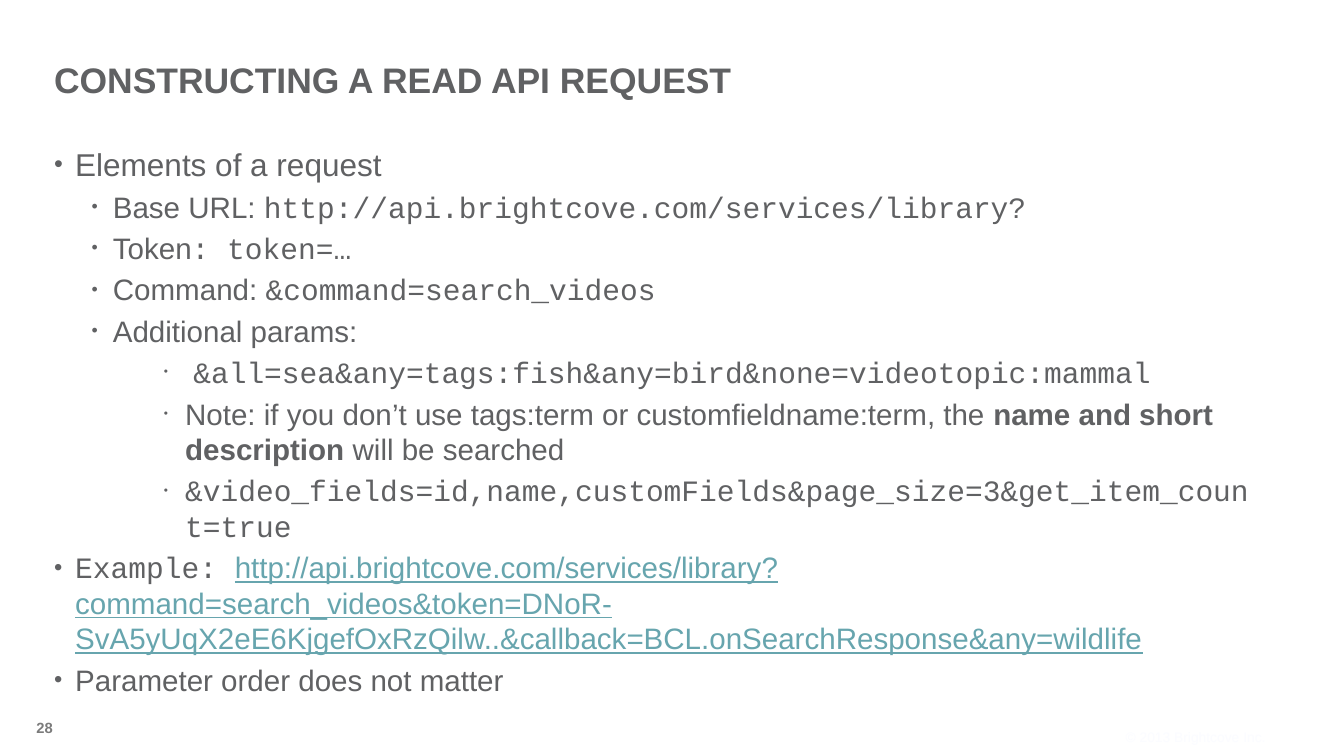
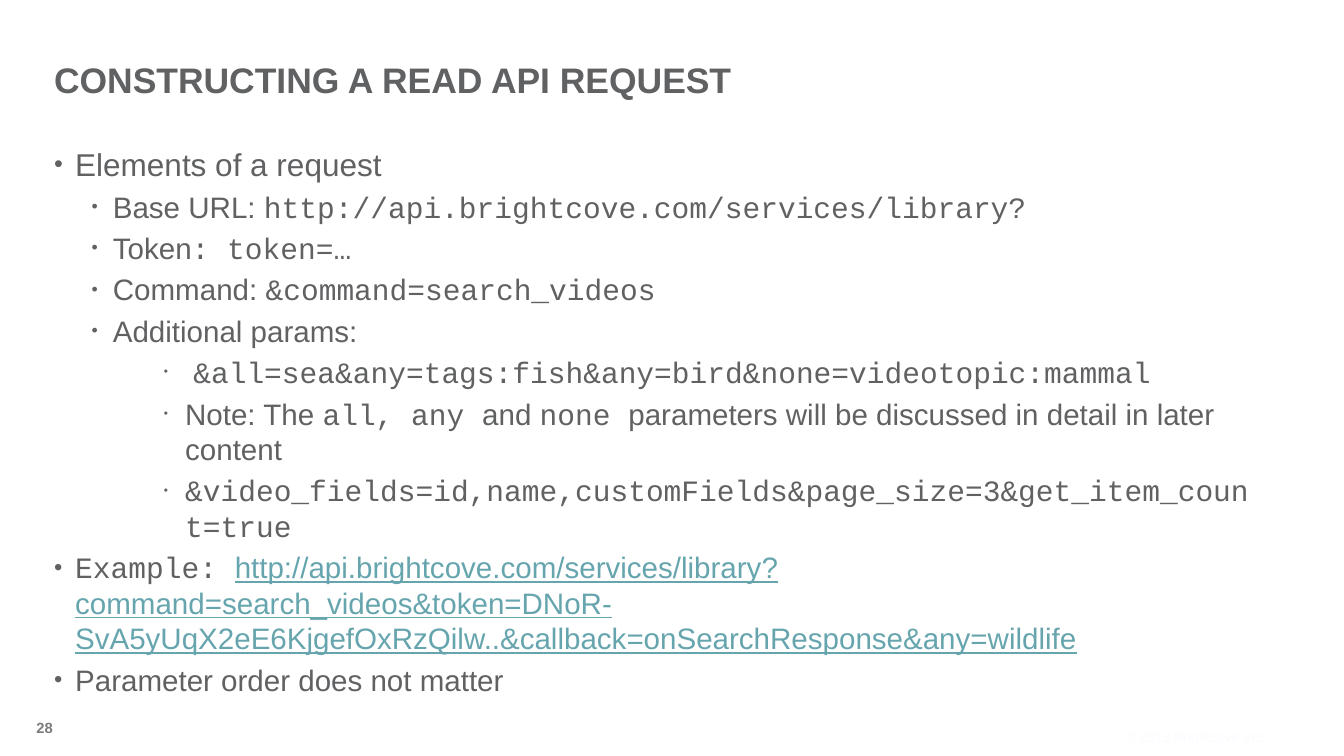
Before and after one commit to BrightcoveLearning/VideoCloudMediaAPI, a slide deck: slide 28 of Slides/developing-media-api-17Dec2013.pptx. Drawn at 1344x756 pixels with LibreOffice and Linux fonts; fonts in the diff are those of the drawing; background and template pictures are left out. Boxes give left, top, right and bottom in pixels: in the first picture for what was removed or moved away, otherwise in the second. Text is boxed around its words. In the diff, an @@ line names an element or a change of style, - is before the commit and + after.

```diff
--- a/Slides/developing-media-api-17Dec2013.pptx
+++ b/Slides/developing-media-api-17Dec2013.pptx
@@ text at <box>185,403,1214,461</box>: text changed @@
-    • Note: if you don’t use tags:term or customfieldname:term, the name and short description will be searched
+    • Note: The all, any and none parameters will be discussed in detail in later content
@@ text at <box>75,556,1076,655</box>: text changed @@
-• Example: http://api.brightcove.com/services/library?command=search_videos&token=DNoR-SvA5yUqX2eE6KjgefOxRzQilw..&callback=BCL.onSearchResponse&any=wildlife
+• Example: http://api.brightcove.com/services/library?command=search_videos&token=DNoR-SvA5yUqX2eE6KjgefOxRzQilw..&callback=onSearchResponse&any=wildlife
```
Also in this commit, not shown: 11 other slides changed, 3 slides added.
